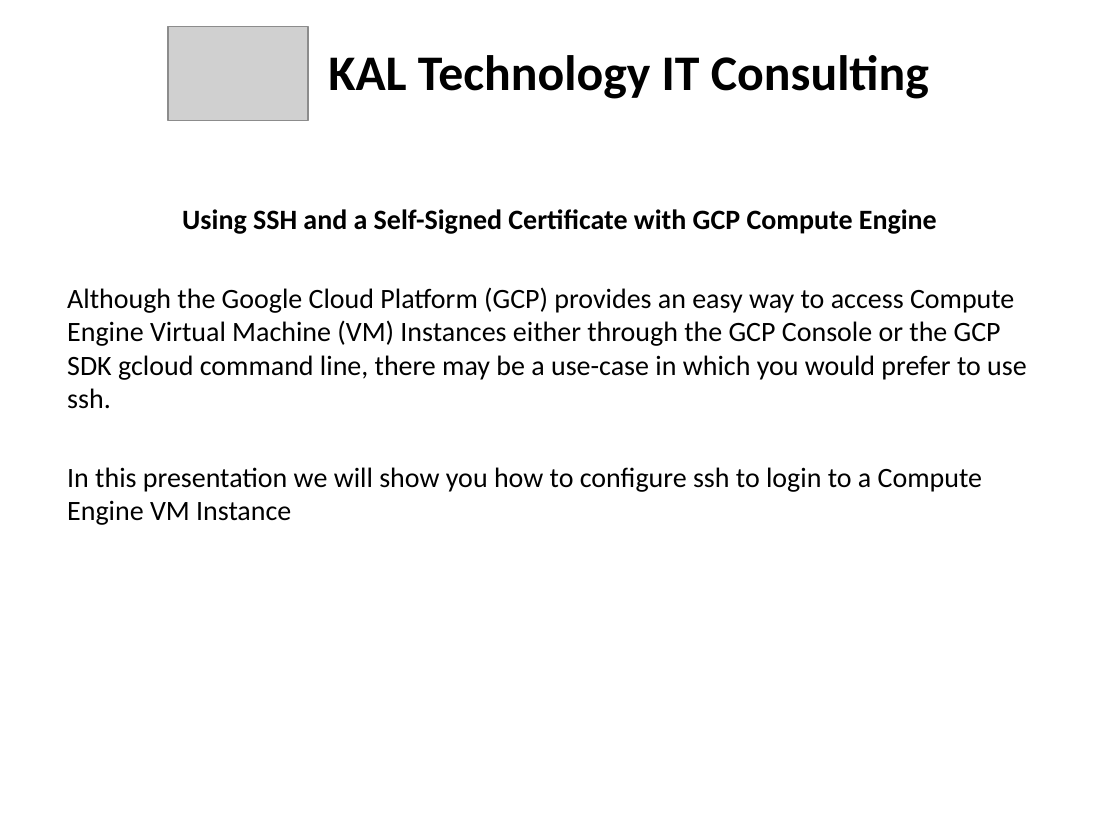
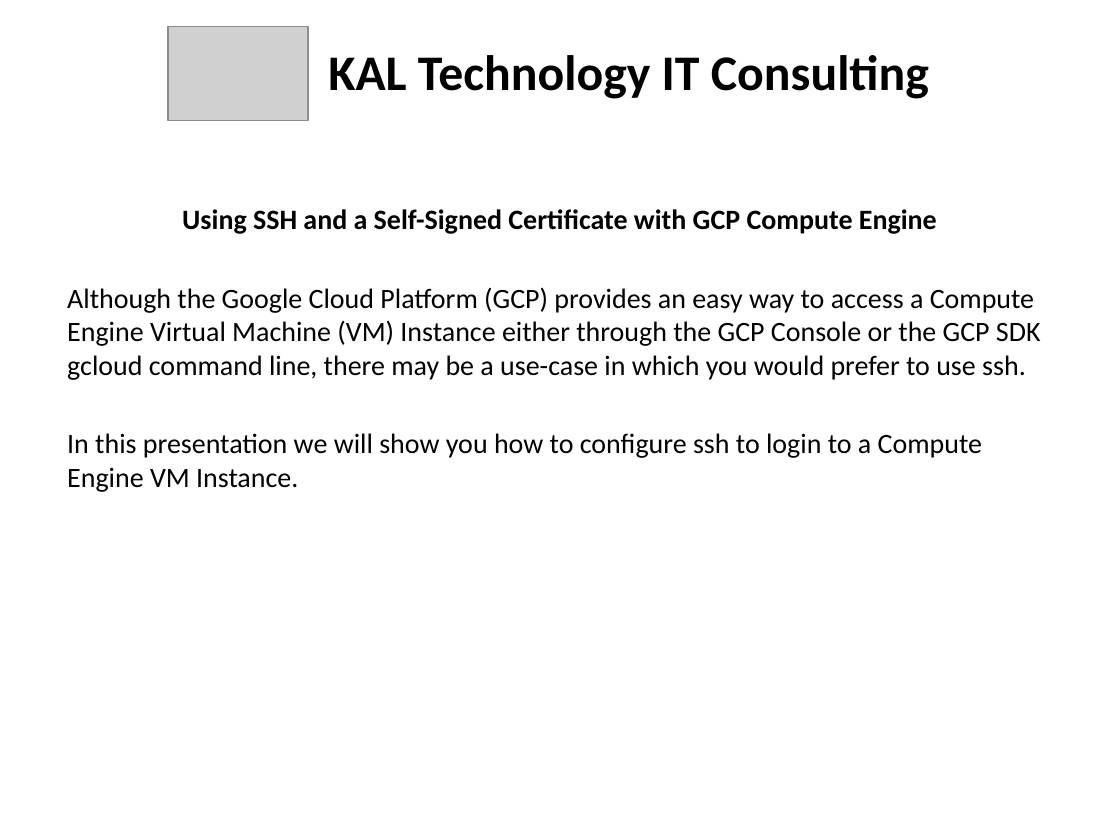
Before and after one commit to kskalvar/gcp-compute-ssh-self-signed-certificate, a slide deck: slide 2 of GCP Compute ssh Self-Signed-Certificate.pptx. Drawn at 1120x840 pixels with LibreOffice and Linux fonts; fonts in the diff are those of the drawing; grey boxes stand for pictures. Boxes give left, top, right and bottom in pixels: in the first picture for what was removed or moved away, otherwise in the second. Text is boxed around its words. In the diff, an @@ line names an element or a change of style, - is before the commit and + after.

```diff
--- a/GCP Compute ssh Self-Signed-Certificate.pptx
+++ b/GCP Compute ssh Self-Signed-Certificate.pptx
@@ text at (x1=67, y1=287, x2=1041, y2=492): text changed @@
-Although the Google Cloud Platform (GCP) provides an easy way to access Compute Engine Virtual Machine (VM) Instances either through the GCP Console or the GCP SDK gcloud command line, there may be a use-case in which you would prefer to use ssh.
-In this presentation we will show you how to configure ssh to login to a Compute Engine VM Instance
+Although the Google Cloud Platform (GCP) provides an easy way to access a Compute Engine Virtual Machine (VM) Instance either through the GCP Console or the GCP SDK gcloud command line, there may be a use-case in which you would prefer to use ssh.
+In this presentation we will show you how to configure ssh to login to a Compute Engine VM Instance.
```
Also in this commit, not shown: 2 other slides changed, 1 other file.
